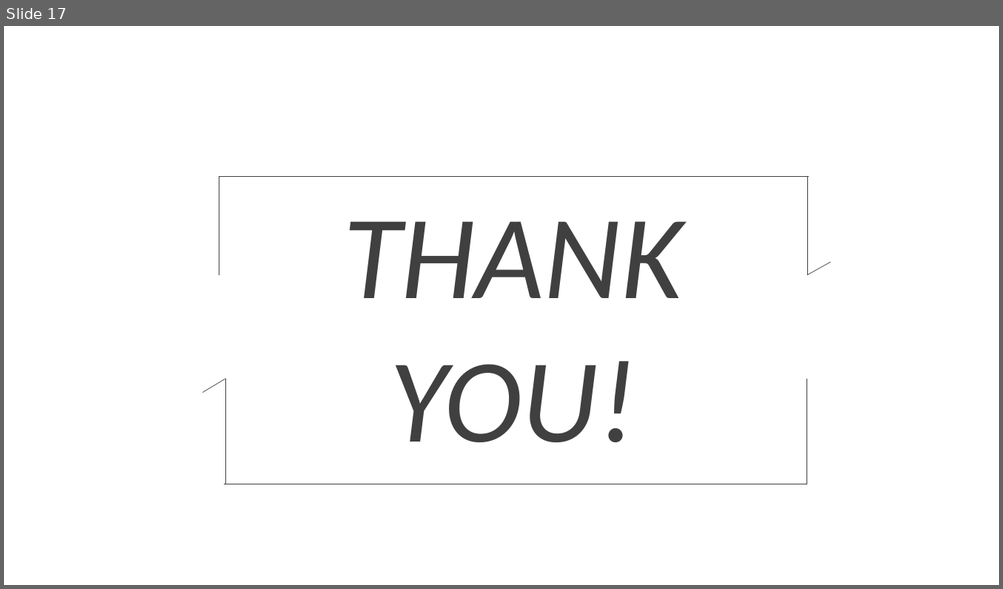
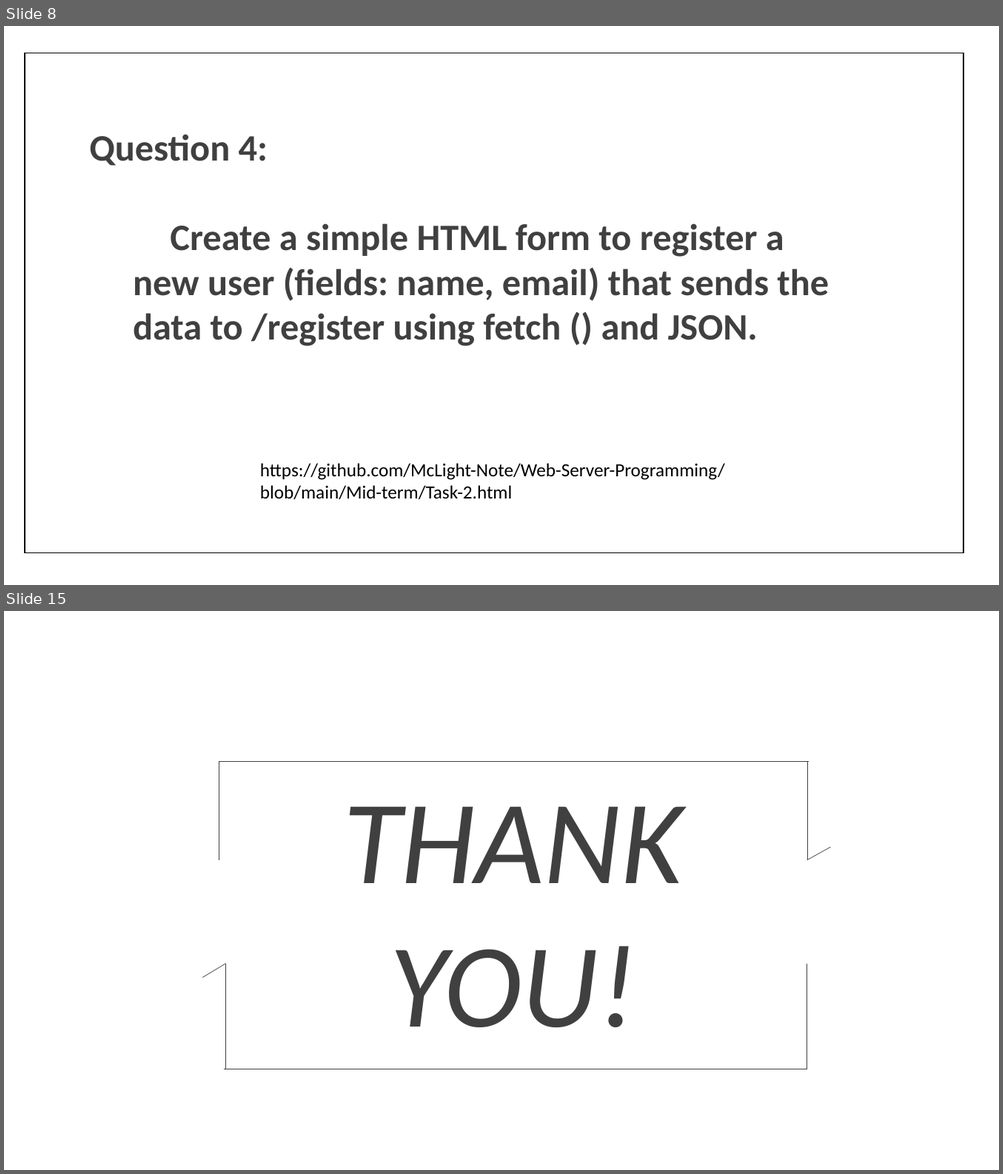
Before and after one commit to McLight-Note/Web-Server-Programming, a slide deck: Mid-term.pptx. Shown one above the other, each under a label of ours: slide 17 before the commit, slides 8 and 15 after it; the slides between them are not shown. The pictures are 1003x589 and 1003x1174 pixels, drawn with LibreOffice and Linux fonts; fonts in the diff are those of the drawing; background and template pictures are left out. Boxes give left, top, right and bottom in pixels: in the first picture for what was removed or moved away, otherwise in the second. Text is boxed around its words. In the diff, an @@ line names an element or a change of style, - is before the commit and + after.

```diff
--- a/Mid-term.pptx
+++ b/Mid-term.pptx
@@ slide 8 added at <box>4,26,999,585</box>, background picture (left out) @@
@@ rectangle added at <box>25,53,964,554</box>, outline #000000 1 pt @@
@@ text added at <box>89,134,267,166</box>, 36 pt, text #404040, bold @@
+Question 4:
@@ text added at <box>133,224,828,346</box>, 36 pt, text #404040, bold @@
+Create a simple HTML form to register a new user (fields: name, email) that sends the data to /register using fetch () and JSON.
@@ text added at <box>260,463,725,500</box>, 18 pt, text #000000 @@
+https://github.com/McLight-Note/Web-Server-Programming/blob/main/Mid-term/Task-2.html
@@ what was slide 17 is now slide 15 @@
```
Also in this commit, not shown: 1 slide changed, 6 other slides added, 9 slides removed, 3 other files.
